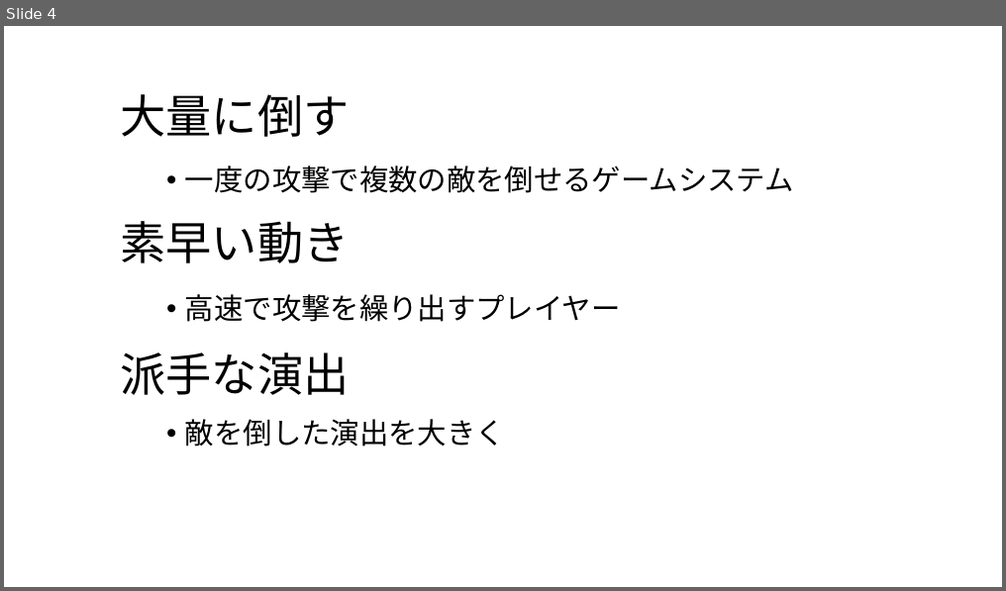
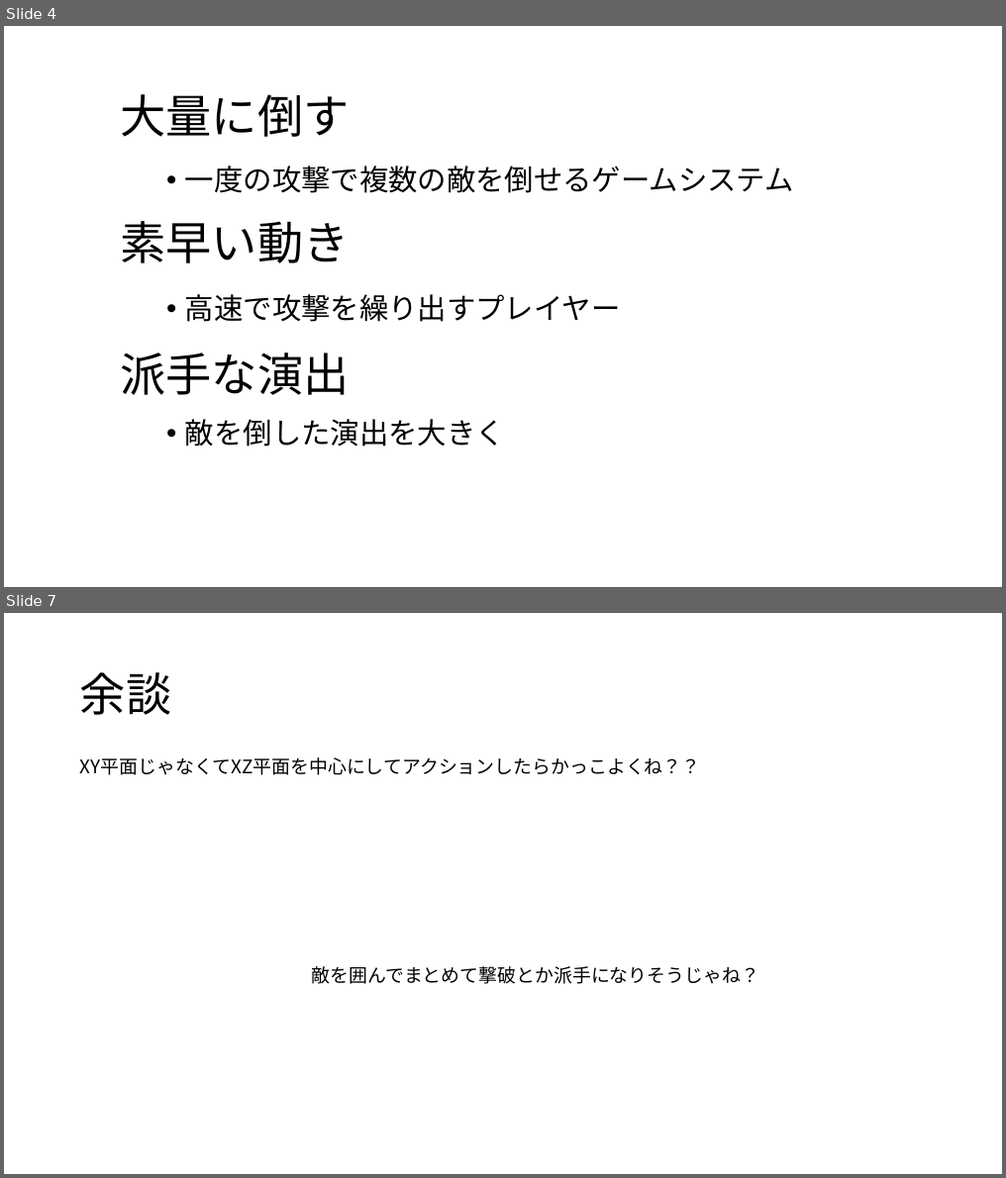
Before and after one commit to TomoyaKanazaki/Act_OneMonth, a slide deck: 企画書.pptx. Shown one above the other, each under a label of ours: slide 4 before the commit, slides 4 and 7 after it; the slides between them are not shown. The pictures are 1006x591 and 1006x1178 pixels, drawn with LibreOffice and Linux fonts; fonts in the diff are those of the drawing. Boxes give left, top, right and bottom in pixels: in the first picture for what was removed or moved away, otherwise in the second. Text is boxed around its words. In the diff, an @@ line names an element or a change of style, - is before the commit and + after.

```diff
--- a/企画書.pptx
+++ b/企画書.pptx
@@ slide 7 added at (x1=4, y1=613, x2=1002, y2=1174), background #FFFFFF @@
@@ title added at (x1=80, y1=672, x2=171, y2=715), 44 pt, text #000000 @@
+余談
@@ text added at (x1=80, y1=758, x2=701, y2=775), 18 pt, text #000000 @@
+XY平面じゃなくてXZ平面を中心にしてアクションしたらかっこよくね？？
@@ text added at (x1=312, y1=966, x2=760, y2=984), 18 pt, text #000000 @@
+敵を囲んでまとめて撃破とか派手になりそうじゃね？
```
Also in this commit, not shown: 2 other slides added, 1 slide removed, 1 other file.
